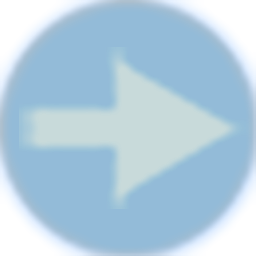
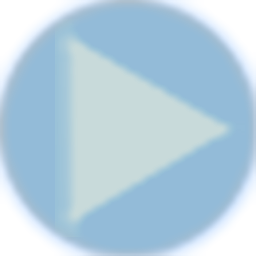
Layer changes from the first w=256, h=256 image to the second:
hid "arrow right copy 2" over [left=19, top=47, right=246, bottom=209]
added layer "arrow right copy 3" above "arrow right" over [left=55, top=19, right=243, bottom=237]
